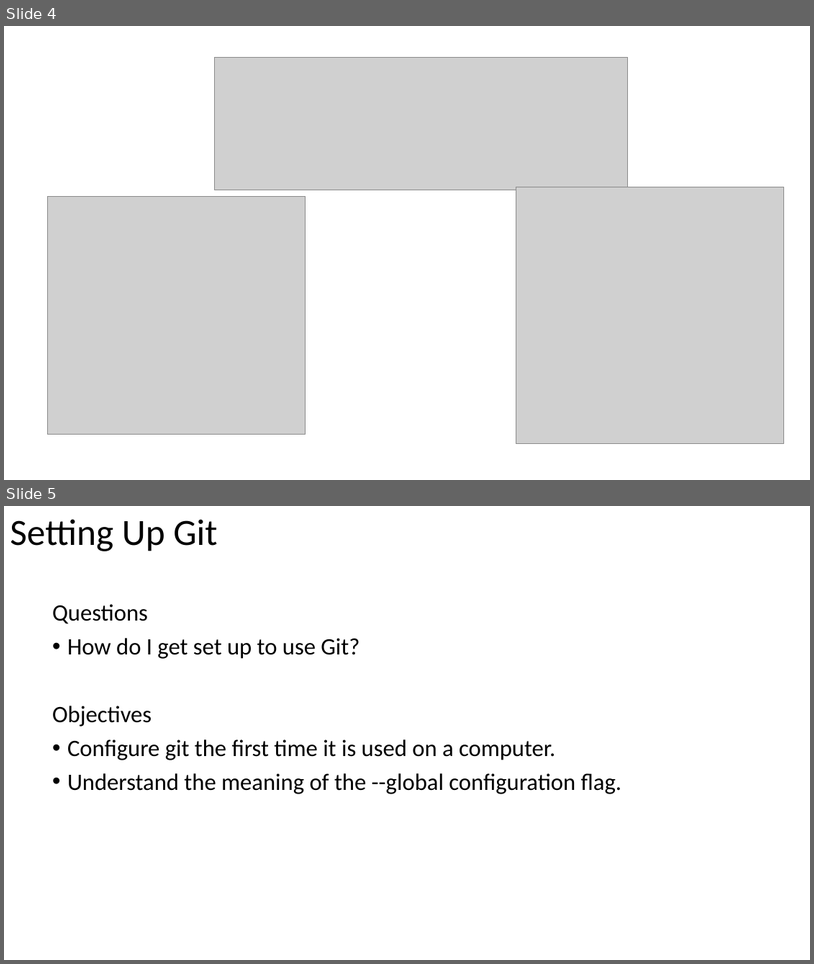
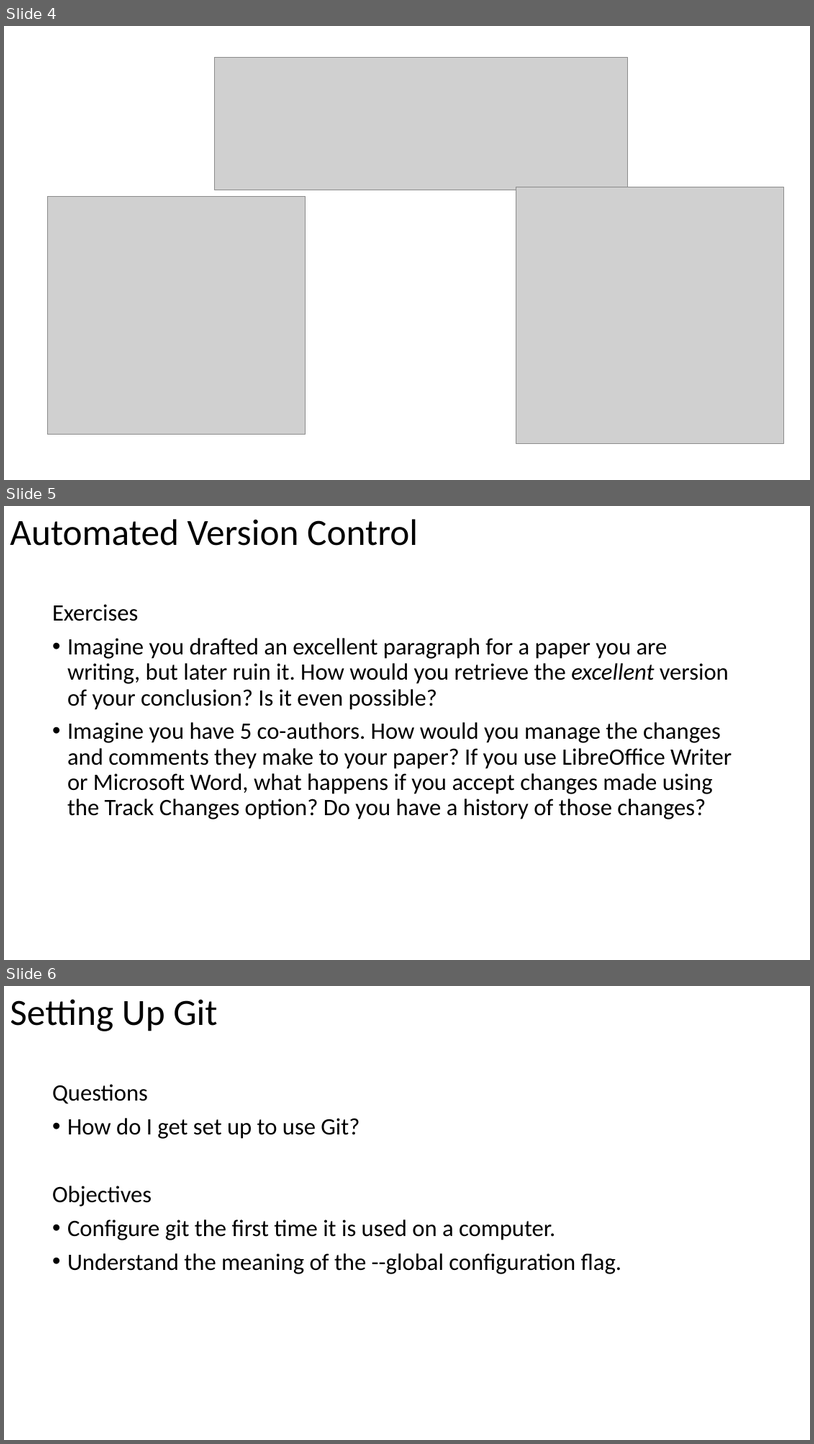
Before and after one commit to heatherciallella/SWC_Workshop_RUC_Fall17, a slide deck: Version control with Git/Version control with Git.pptx. Shown one above the other, each under a label of ours: slides 4 and 5 before the commit, slides 4, 5 and 6 after it. The pictures are 814x964 and 814x1444 pixels, drawn with LibreOffice and Linux fonts; fonts in the diff are those of the drawing; grey boxes stand for pictures. Boxes give left, top, right and bottom in pixels: in the first picture for what was removed or moved away, otherwise in the second. Text is boxed around its words. In the diff, an @@ line names an element or a change of style, - is before the commit and + after.

Commit message:
added some exercises to the ppt.

```diff
--- a/Version control with Git/Version control with Git.pptx
+++ b/Version control with Git/Version control with Git.pptx
@@ slide 5 added at [4,506,810,960], background #FFFFFF @@
@@ title added at [10,519,418,546], 44 pt, text #000000 @@
+Automated Version Control
@@ text added at [52,604,732,819], 28 pt, text #000000 @@
+Exercises
+• Imagine you drafted an excellent paragraph for a paper you are writing, but later ruin it. How would you retrieve the excellent version of your conclusion? Is it even possible?
+• Imagine you have 5 co-authors. How would you manage the changes and comments they make to your paper? If you use LibreOffice Writer or Microsoft Word, what happens if you accept changes made using the Track Changes option? Do you have a history of those changes?
@@ what was slide 5 is now slide 6 @@
```
Also in this commit, not shown: 3 other slides added.
